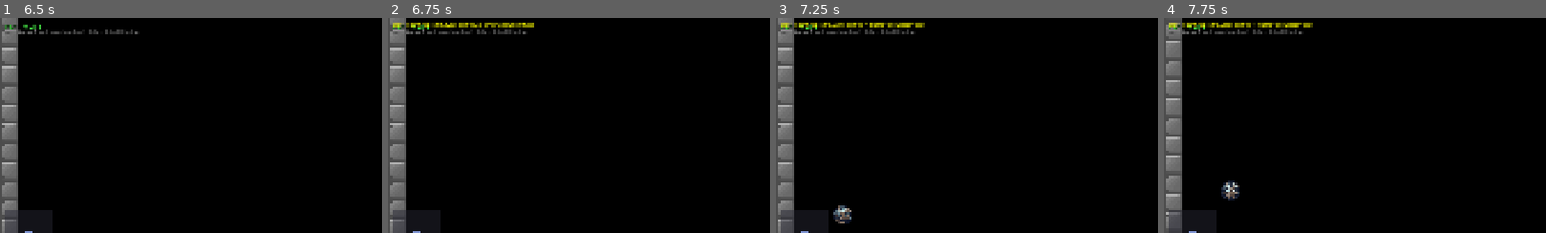
Above: before the commit, frames 1-4 (left to right).
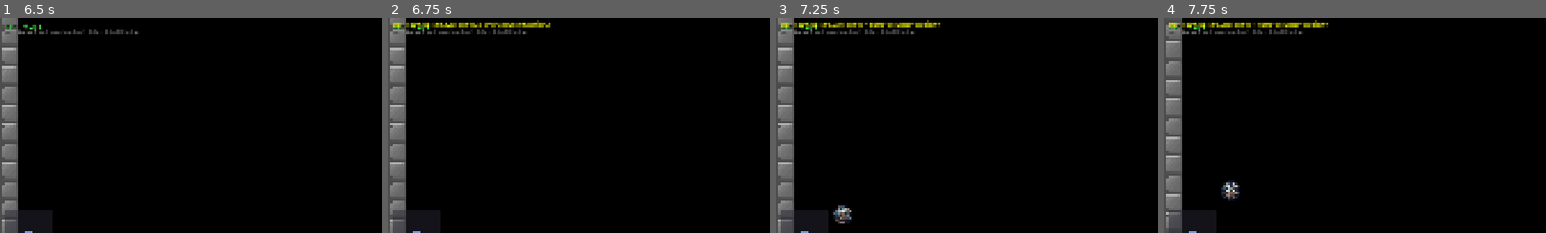
Above: after the commit, the same moments.

Repository: Wmoook/ee2
Game: Godot game, scene res://scenes/world/game.tscn
Same seed, same stepped clock (60 frames per second), same inputs: the game is played once before the commit and once after it.
Inputs (mouse positions are % of the whole screen's width and height, from its top left):
- Up to frame 1 (6.5 s): tap Enter at 0.5 s; move the mouse to (72, 45) at 0.52 s; hold D (move_right) 0.53-1.25 s; tap Space (jump) at 0.6, 0.77, 1.07, 2.3, 3.77, 3.8, 4.07, 5, 5.3 s; click (72, 45) at 0.67 s; drag from (30, 55) to (45, 70) at 1.27 s; move the mouse to (60, 28) at 2.02 s; hold D (move_right) 2.03-2.75 s; hold Mouse wheel down (block_prev) 2.03-2.75 s; drag from (45, 70) to (20, 35) at 2.77 s; move the mouse to (80, 65) at 3.52 s; hold A (move_left) 3.53-4.25 s; hold Right mouse button (remove_block) 3.53-4.25 s; drag from (20, 35) to (35, 25) at 4.27 s; move the mouse to (55, 50) at 5.02 s; hold S 5.03-5.75 s; tap G at 5.1 s; click (55, 50) at 5.17 s; drag from (35, 25) to (30, 55) at 5.77 s
- Up to frame 2 (6.75 s): tap Enter at 6.5 s; move the mouse to (72, 45) at 6.52 s; hold W from 6.53 s (still down); tap P at 6.6 s
- Up to frame 3 (7.25 s): keep holding W; tap Space (jump) at 6.77, 6.8, 7.07 s
- Up to frame 4 (7.75 s): release W at 7.25 s; drag from (30, 55) to (45, 70) at 7.27 s
The pictures show only the part of the screen within x 0-50%, y 0-50%; the shares and areas given below are measured in that part.

Frame 1 is identical in both runs. In frame 2, less than 0.1% of the frame differs, in the area x 38-43%, y 0-5%; in frame 3, less than 0.1%, in the area x 39-43%, y 0-5%; in frame 4, less than 0.1%.

Commit message:
Restore simple wedge freeze + full poly reset on jump/leave
- Wedge = full freeze, jump only escape (proven working)
- CCD backup when airborne catches missed crossings
- Per-step crossing only when airborne (prevents V bottom teleport)
- Jump resets ALL poly state (clean slate)
- Stick decay resets ALL poly state (like landing on block)
- Any polyline hit = grounded (steep slopes included)
- Wall speed zeroing for non-floor hits

Co-Authored-By: Claude Opus 4.6 (1M context) <noreply@anthropic.com>

Diff:
--- a/scripts/player/ee_physics.gd
+++ b/scripts/player/ee_physics.gd
@@ -42,6 +42,8 @@
 var _wedge_pos: Vector2 = Vector2(-9999, -9999)  # Position where wedge occurred
 var _wedge_protect: int = 0  # Ticks of post-wedge protection
 var _wedge_safe_pos: Vector2 = Vector2(0, 0)  # Last position where NOT wedged
+var _wedge_freeze_pos: Vector2 = Vector2(0, 0)  # Position where wedge was set
+var _wedge_freeze_dir: Vector2 = Vector2(0, 0)  # Direction player can't move past (into the V)
 var _poly_cross_cooldown: int = 0  # Ticks after crossing placement (prevent jitter)
 var _wedge_clear_ticks: int = 0  # Ticks wall has been NOT blocked (need 3 to clear)
 var _wedge_arc: float = -1.0  # Arc position when wedge was set (preserved while wedged)
@@ -118,7 +120,7 @@
 	return 1.0
 
 func tick(input_h: int, input_v: int, space_just: bool, space_held: bool) -> void:
-	# Wedge: suppress directional input. Only jump works.
+	# Wedge: fully frozen, only jump escapes
 	if is_wedged:
 		input_h = 0
 		input_v = 0
@@ -261,6 +263,16 @@
 	var _pre_step_y: float = y
 	_step_position()
 
+	# 7.1 CCD backup: if step_position missed a crossing, catch it here
+	# Only when airborne (stick<0) — when riding a curve, let sandwich detection handle V bottom
+	if not is_god_mode and _stick_poly_idx < 0 and WorldManager.polylines.size() > 0:
+		var _ccd_res: Dictionary = WorldManager.does_step_cross_collision_only(
+			_pre_step_x + 8, _pre_step_y + 8, x + 8, y + 8, -1)
+		if _ccd_res.crossed:
+			x = _pre_step_x
+			y = _pre_step_y
+			_speedX = 0
+			_speedY = 0
 
 	# 7.15 Polyline collision
 	if not is_god_mode and WorldManager.polylines.size() > 0:
@@ -270,8 +282,13 @@
 		var _poly_hit_against: float = -999.0
 		# Decay stick tracking: release after 5 ticks without contact
 		_stick_poly_ticks += 1
-		if _stick_poly_ticks > 5:
+		if _stick_poly_ticks > 5 and _stick_poly_idx >= 0:
+			# Full reset when leaving a curve — clean slate
 			_stick_poly_idx = -1
+			_last_stick_poly = -1
+			_stick_arc_pos = -1.0
+			_prev_poly_normal = Vector2.ZERO
+			_poly_cross_cooldown = 0
 		# Pass 1: resolve stick polyline (stay on your curve)
 		var poly_result: Dictionary = WorldManager.check_polyline_collision(x, y, 16.0, 16.0, _prev_poly_normal, _stick_poly_idx)
 		push_warning("P1: hit=%s poly=%d push=%.1f stick=%d pos=(%.0f,%.0f) spd=(%.1f,%.1f)" % [poly_result.hit, poly_result.poly_idx, poly_result.push.length(), _stick_poly_idx, x, y, _speedX, _speedY])
@@ -303,13 +320,15 @@
 		var poly2: Dictionary = WorldManager.check_polyline_collision(x, y, 16.0, 16.0, _prev_poly_normal, -1, _stick_poly_idx)
 		if poly2.hit and poly2.push.length() > 0.1:
 			if _poly_any_hit and poly2.normal.dot(_poly_hit_normal) < -0.3:
-				# Opposing curves = sandwiched at intersection — wedge and stop
+				# Opposing curves = sandwiched — full freeze, jump to escape
 				x += poly2.push.x * 0.5
 				y += poly2.push.y * 0.5
 				_speedX = 0
 				_speedY = 0
 				is_wedged = true
+				is_grounded = true
 				in_valley = true
+				_surface_normal = Vector2(0, -1)
 				is_grounded = true
 				_surface_normal = Vector2(0, -1)  # Straight up jump
 			else:
@@ -352,15 +371,15 @@
 		if _poly_any_hit and _poly_hit_against > -0.3:
 			on_rotated_block = true
 			_surface_normal = _poly_hit_normal
-			if _poly_hit_against > 0.2 and _pre_tick_grav_speed >= 0:
-				is_grounded = true
+			is_grounded = true  # Any polyline hit = grounded (prevents V bottom fallthrough)
+			if _poly_hit_against > 0.2:
 				var poly_spd_along: float = Vector2(_speedX, _speedY).dot(_poly_hit_tangent)
 				var poly_grav_tang: float = Vector2(mox, moy).dot(_poly_hit_tangent) * _get_grav_mult() / MULT * 0.5
 				poly_spd_along += poly_grav_tang
 				_speedX = _poly_hit_tangent.x * poly_spd_along
 				_speedY = _poly_hit_tangent.y * poly_spd_along
 			else:
-				# Wall-like hit: zero speed into the wall so gravity doesn't push through
+				# Wall-like: zero speed into wall
 				var _w_into: float = Vector2(_speedX, _speedY).dot(-_poly_hit_normal)
 				if _w_into > 0:
 					_speedX += _poly_hit_normal.x * _w_into
@@ -661,7 +680,7 @@
 	_handle_jump(space_just, space_held)
 
 	# 10. Debug info (P key overlay)
-	debug_text = "stick=%d polys=%d pos=(%.0f,%.0f) spd=(%.1f,%.1f) grnd=%s wedge=%s" % [_stick_poly_idx, WorldManager.polylines.size(), x, y, _speedX, _speedY, is_grounded, is_wedged]
+	debug_text = "stick=%d polys=%d pos=(%.0f,%.0f) spd=(%.1f,%.1f) grnd=%s wedge=%s tick=%d" % [_stick_poly_idx, WorldManager.polylines.size(), x, y, _speedX, _speedY, is_grounded, is_wedged, _stick_poly_ticks]
 
 func _arrow_dir_to_vec(dir: int) -> Vector2:
 	match dir:
@@ -853,7 +872,7 @@
 					x += currentSX; currentSX = 0
 			rx = fmod(x, 1.0)
 			if rx < 0: rx += 1.0
-			var _cx_block: bool = not is_god_mode and _poly_cross_cooldown <= 0 and WorldManager.does_step_cross_collision_only(ox + 8, oy + 8, x + 8, y + 8, -1).crossed
+			var _cx_block: bool = not is_god_mode and _stick_poly_idx < 0 and _poly_cross_cooldown <= 0 and WorldManager.does_step_cross_collision_only(ox + 8, oy + 8, x + 8, y + 8, -1).crossed
 			if _collides_px(x, y) or _cx_block:
 				x = ox; _speedX = 0; currentSX = osx; donex = true
 
@@ -871,12 +890,12 @@
 					y += currentSY; currentSY = 0
 			ry = fmod(y, 1.0)
 			if ry < 0: ry += 1.0
-			var _cy_block: bool = not is_god_mode and _poly_cross_cooldown <= 0 and WorldManager.does_step_cross_collision_only(x + 8, oy + 8, x + 8, y + 8, -1).crossed
+			var _cy_block: bool = not is_god_mode and _stick_poly_idx < 0 and _poly_cross_cooldown <= 0 and WorldManager.does_step_cross_collision_only(x + 8, oy + 8, x + 8, y + 8, -1).crossed
 			if _collides_px(x, y) or _cy_block:
 				y = oy; _speedY = 0; currentSY = osy; doney = true
 
-		# Combined diagonal crossing check (catches steep segments missed by individual X/Y)
-		if not is_god_mode and _poly_cross_cooldown <= 0 and (x != ox or y != oy):
+		# Combined diagonal crossing check (only airborne — riding uses sandwich detection)
+		if not is_god_mode and _stick_poly_idx < 0 and _poly_cross_cooldown <= 0 and (x != ox or y != oy):
 			if WorldManager.does_step_cross_collision_only(ox + 8, oy + 8, x + 8, y + 8, -1).crossed:
 				x = ox; _speedX = 0; donex = true
 				y = oy; _speedY = 0; doney = true
